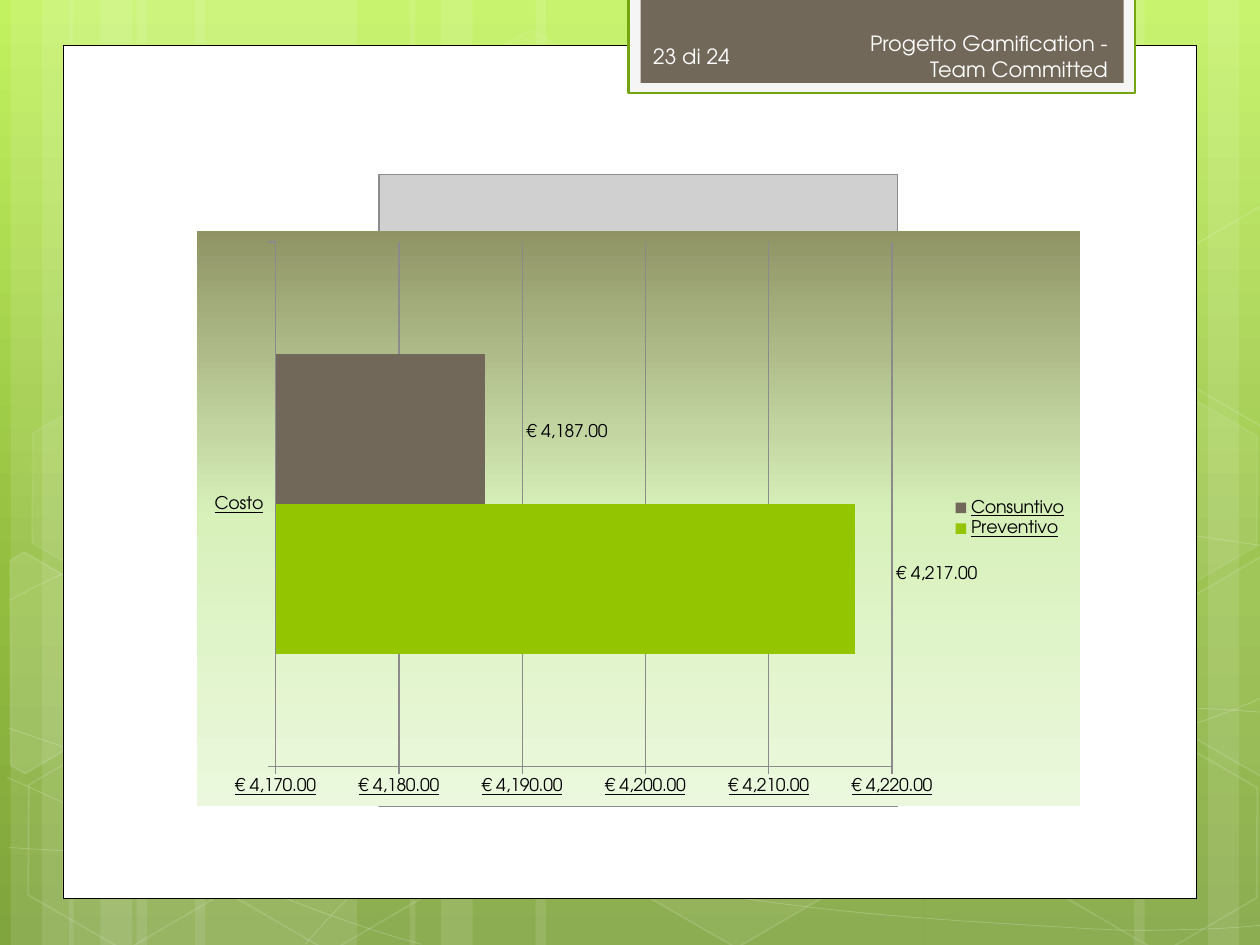
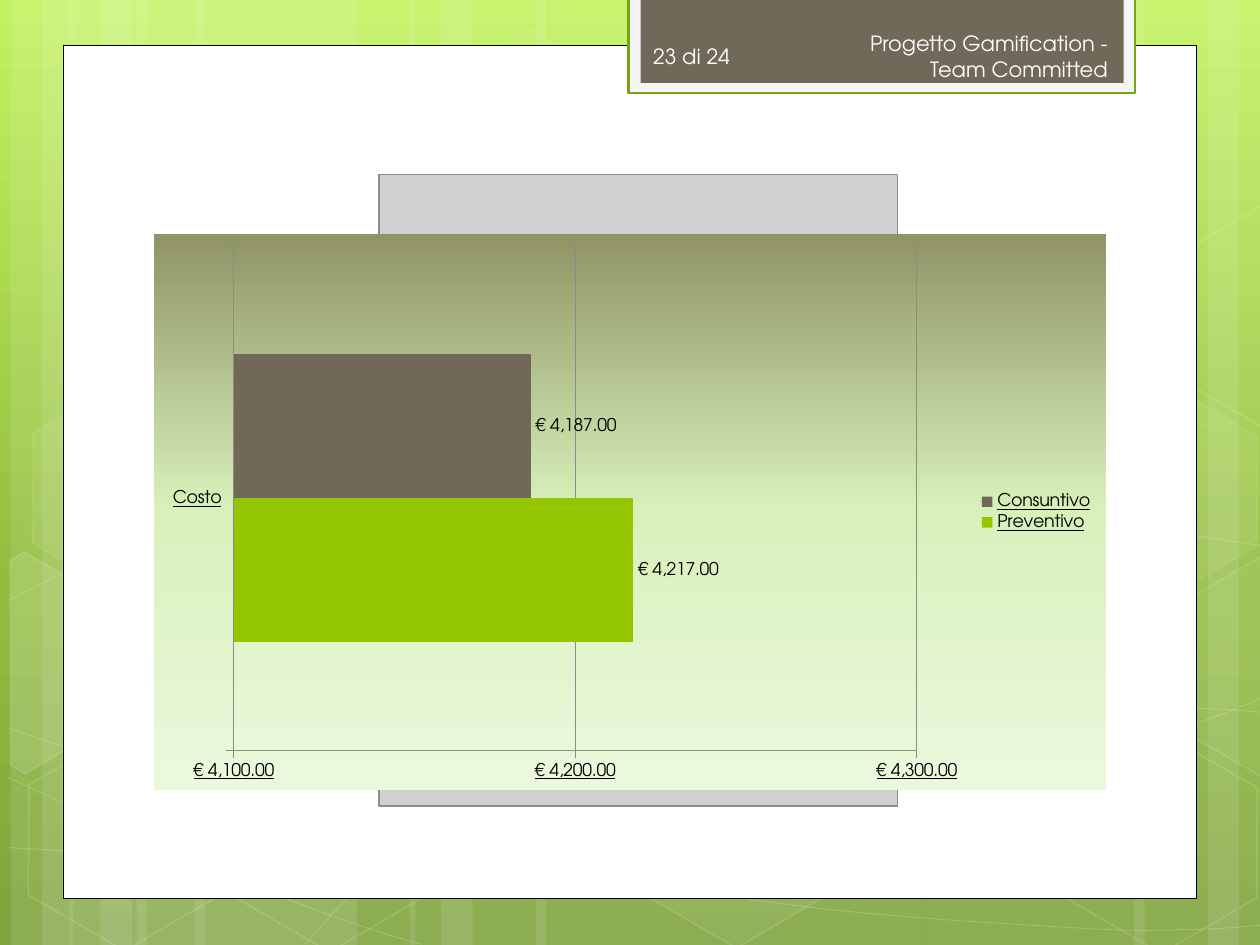
Before and after one commit to TeamCommitted/Team-Committed---Documenti, a slide deck: slide 23 of RP/Esterni/Presentazione/RP-Presentazione.pptx. Drawn at 1260x945 pixels with LibreOffice and Linux fonts; fonts in the diff are those of the drawing; grey boxes stand for pictures. Boxes give left, top, right and bottom in pixels: in the first picture for what was removed or moved away, otherwise in the second. Text is boxed around its words. In the diff, an @@ line names an element or a change of style, - is before the commit and + after.

```diff
--- a/RP/Esterni/Presentazione/RP-Presentazione.pptx
+++ b/RP/Esterni/Presentazione/RP-Presentazione.pptx
@@ bar chart at (x1=154, y1=234, x2=1106, y2=790) @@
@@ data labels of Preventivo changed @@
@@ data labels of Consuntivo changed @@
@@ value axis changed @@
@@ bar chart resized from (x1=197, y1=231, x2=1080, y2=806) to (x1=154, y1=234, x2=1106, y2=790) @@
```
Also in this commit, not shown: 2 other slides changed, 2 other files.
